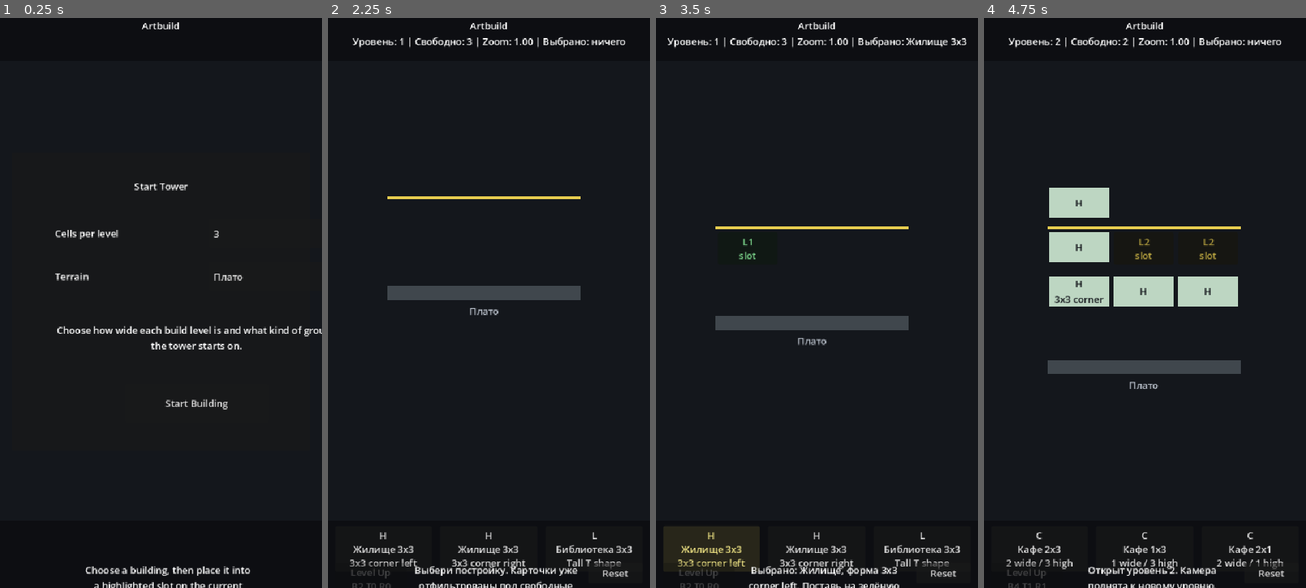
Above: before the commit, frames 1-4 (left to right).
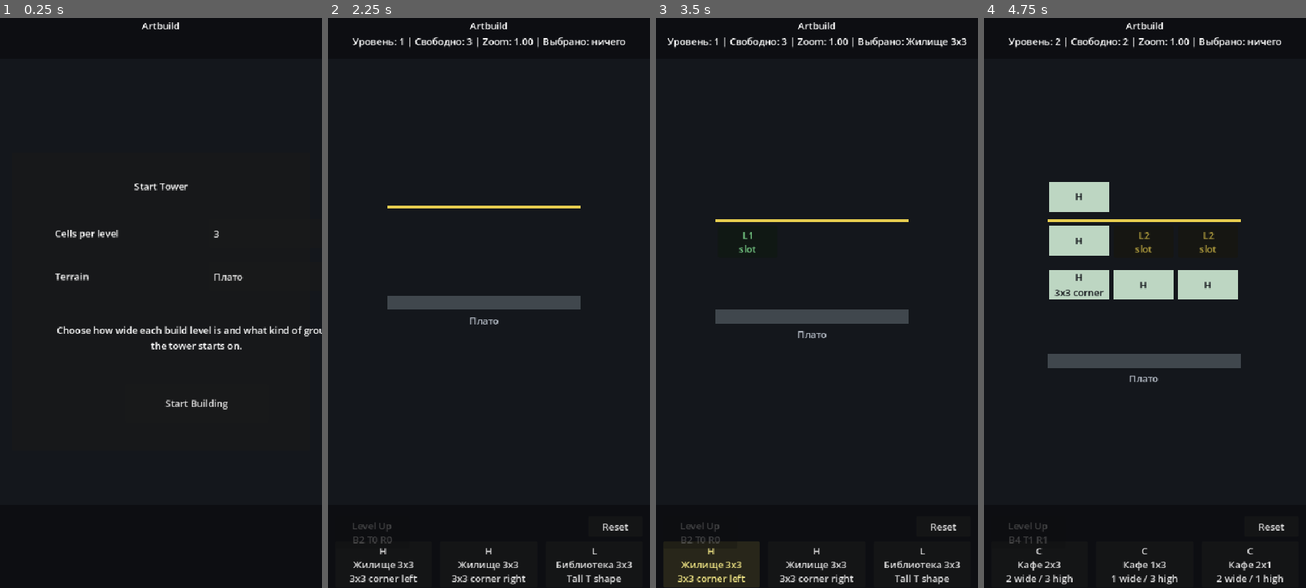
Above: after the commit, the same moments.

Repository: JUSTConnect/artbuild
Game: Godot game, scene res://scenes/main.tscn
Two runs of this game, one before a commit and one after it. Both use one fixed random seed, a clock stepped at 60 frames per second and the inputs below.
Inputs:
- Up to frame 1 (0.25 s): no input
- Up to frame 2 (2.25 s): click "Start Building" at 0.5 s; click "Reset" at 1.25 s; click "Start Building" at 2 s
- Up to frame 3 (3.5 s): click "H Жилище 3x3 3x3 corner left" at 2.75 s
- Up to frame 4 (4.75 s): click "L1 slot" at 3.5 s; click "LEVEL UP" at 4.25 s

The runs differ from the first frame. In frame 1, 0.7% of the frame differs, in the area x 26-78%, y 96-100%; in frame 2, 5.3%; in frame 3, 5.8%; in frame 4, 6.8%, in the area x 6-94%, y 28-100%.

Commit message:
Separate bottom controls and hide hint

Diff:
--- a/scripts/viewport_fit.gd
+++ b/scripts/viewport_fit.gd
@@ -1,10 +1,13 @@
 extends Node
 
-const TOP_HUD_H: float = 76.0
-const BOTTOM_HUD_H: float = 112.0
+const TOP_HUD_H: float = 74.0
+const BOTTOM_HUD_H: float = 140.0
 const PAD: float = 12.0
 const BUTTON_H: float = 34.0
-const CHOICE_H: float = 64.0
+const CHOICE_H: float = 66.0
+const ROW_GAP: float = 8.0
+const TOWER_TOP_EXTRA: float = 18.0
+const TOWER_BOTTOM_GAP: float = 10.0
 
 var game_root: Control = null
 
@@ -30,22 +33,29 @@
 	_set_control_rect("TopHudBackdrop", Vector2.ZERO, Vector2(root_size.x, TOP_HUD_H))
 	_set_control_rect("BottomHudBackdrop", Vector2(0.0, root_size.y - BOTTOM_HUD_H), Vector2(root_size.x, BOTTOM_HUD_H))
 	_set_control_rect("Title", Vector2(0.0, 6.0), Vector2(root_size.x, 22.0))
-	_set_control_rect("LevelInfo", Vector2(PAD, 28.0), Vector2(root_size.x - PAD * 2.0, 32.0))
+	_set_control_rect("LevelInfo", Vector2(PAD, 30.0), Vector2(root_size.x - PAD * 2.0, 28.0))
 
 	var stats: Label = game_root.get_node_or_null("Stats") as Label
 	if stats != null:
 		stats.visible = root_size.x >= 760.0
-		stats.position = Vector2(root_size.x - 230.0, 22.0)
+		stats.position = Vector2(root_size.x - 230.0, 20.0)
 		stats.size = Vector2(220.0, 52.0)
 
-	var tower_h: float = root_size.y - TOP_HUD_H - BOTTOM_HUD_H
+	var tower_top: float = TOP_HUD_H + TOWER_TOP_EXTRA
+	var tower_bottom: float = root_size.y - BOTTOM_HUD_H - TOWER_BOTTOM_GAP
+	var tower_h: float = tower_bottom - tower_top
 	if tower_h < 160.0:
 		tower_h = 160.0
-	_set_control_rect("TowerArea", Vector2(PAD, TOP_HUD_H), Vector2(root_size.x - PAD * 2.0, tower_h))
+	_set_control_rect("TowerArea", Vector2(PAD, tower_top), Vector2(root_size.x - PAD * 2.0, tower_h))
+
+	var choice_y: float = root_size.y - CHOICE_H - PAD
+	var controls_y: float = choice_y - ROW_GAP - BUTTON_H
+	if controls_y < tower_bottom + 2.0:
+		controls_y = tower_bottom + 2.0
 
 	var choice_bar: HBoxContainer = game_root.get_node_or_null("ChoiceBar") as HBoxContainer
 	if choice_bar != null:
-		choice_bar.position = Vector2(PAD, root_size.y - BOTTOM_HUD_H + 8.0)
+		choice_bar.position = Vector2(PAD, choice_y)
 		choice_bar.size = Vector2(root_size.x - PAD * 2.0, CHOICE_H)
 		var children: Array[Node] = choice_bar.get_children()
 		for index: int in range(children.size()):
@@ -53,14 +63,14 @@
 			if button != null:
 				button.custom_minimum_size = Vector2(0.0, CHOICE_H)
 
-	_set_control_rect("LevelUpButton", Vector2(PAD, root_size.y - BUTTON_H - 8.0), Vector2(120.0, BUTTON_H))
-	_set_control_rect("ResetButton", Vector2(root_size.x - 104.0, root_size.y - BUTTON_H - 8.0), Vector2(92.0, BUTTON_H))
+	_set_control_rect("LevelUpButton", Vector2(PAD, controls_y), Vector2(124.0, BUTTON_H))
+	_set_control_rect("ResetButton", Vector2(root_size.x - PAD - 92.0, controls_y), Vector2(92.0, BUTTON_H))
 
 	var hint: Label = game_root.get_node_or_null("Hint") as Label
 	if hint != null:
-		hint.position = Vector2(138.0, root_size.y - BUTTON_H - 8.0)
-		hint.size = Vector2(root_size.x - 252.0, BUTTON_H)
-		hint.visible = hint.size.x >= 160.0
+		hint.visible = false
+		hint.position = Vector2.ZERO
+		hint.size = Vector2.ZERO
 
 func _set_control_rect(path: String, pos: Vector2, rect_size: Vector2) -> void:
 	var control: Control = game_root.get_node_or_null(path) as Control
